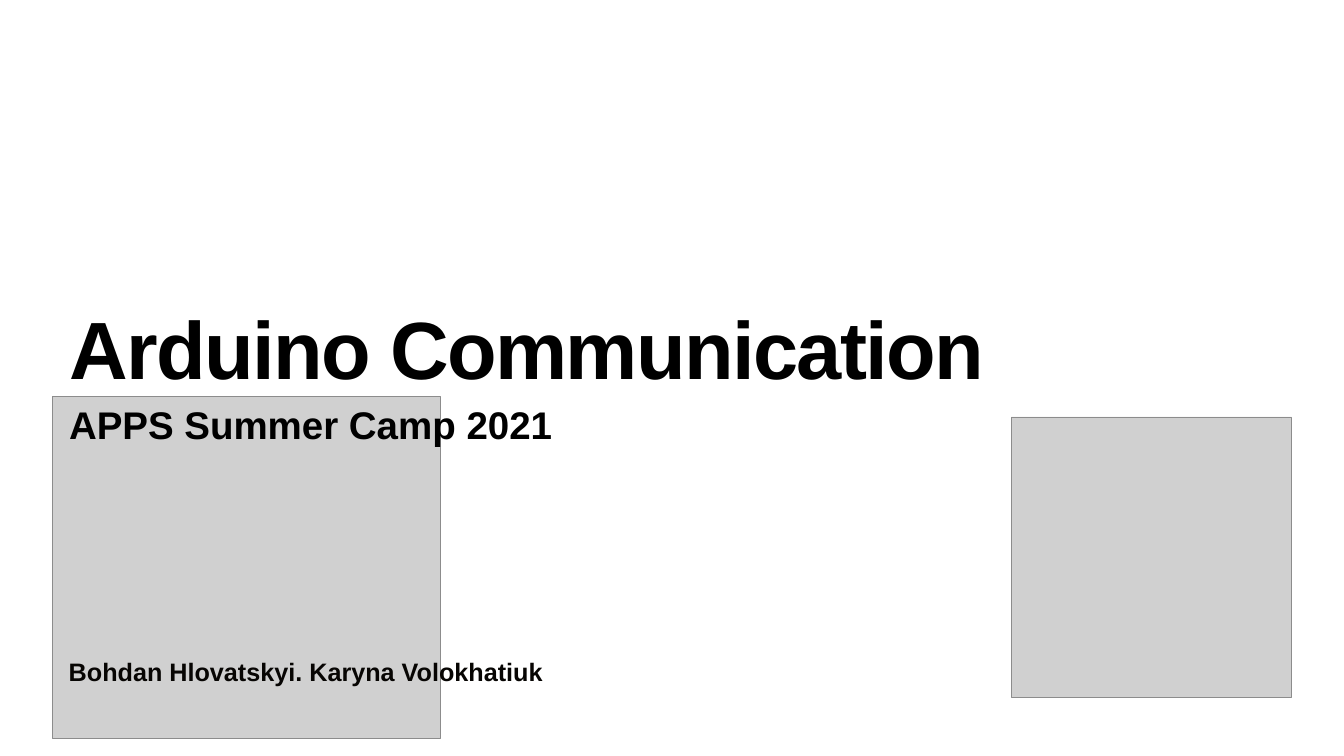
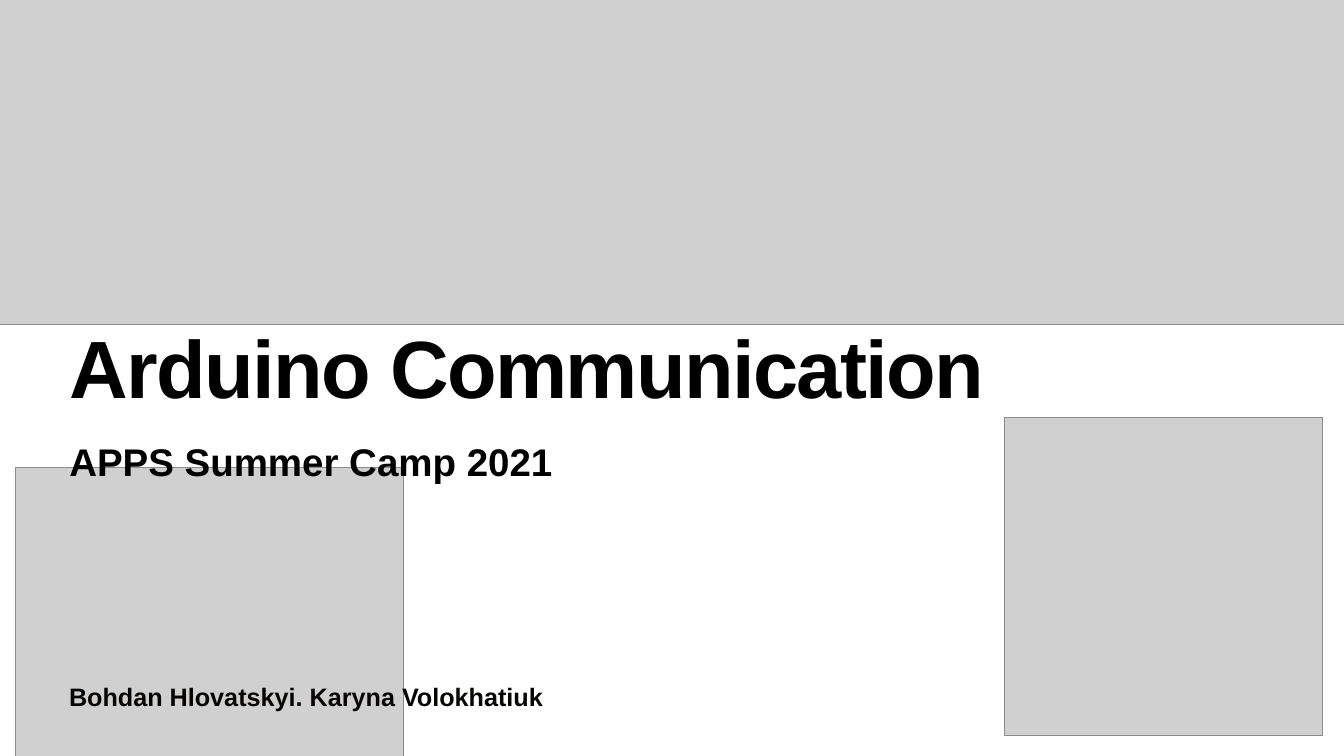
Before and after one commit to bohdanhlovatskyi/SummerCampPOC, a slide deck: slide 1 of Lesson 3/Lesson_3.pptx. Drawn at 1344x756 pixels with LibreOffice and Linux fonts; fonts in the diff are those of the drawing; grey boxes stand for pictures. Boxes give left, top, right and bottom in pixels: in the first picture for what was removed or moved away, otherwise in the second. Text is boxed around its words. In the diff, an @@ line names an element or a change of style, - is before the commit and + after.

```diff
--- a/Lesson 3/Lesson_3.pptx
+++ b/Lesson 3/Lesson_3.pptx
@@ picture added at (0,0,1344,324) @@
@@ title "Arduino Communication": place and size @@
-title "Arduino Communication" at (69,320,984,380)
+title "Arduino Communication" at (69,339,984,399)
@@ picture: place and size @@
-picture at (1011,417,1292,697)
+picture at (1004,417,1322,735)
@@ subtitle "APPS Summer Camp 2021": place and size @@
-subtitle "APPS Summer Camp 2021" at (69,409,553,447)
+subtitle "APPS Summer Camp 2021" at (69,446,553,484)
@@ picture: place and size @@
-picture at (52,397,440,738)
+picture at (16,467,403,756)
@@ text "Bohdan Hlovatskyi. Karyna Volokhatiuk": place and size @@
-text "Bohdan Hlovatskyi. Karyna Volokhatiuk" at (69,661,543,687)
+text "Bohdan Hlovatskyi. Karyna Volokhatiuk" at (69,686,543,712)
```
Also in this commit, not shown: 13 slides added, 6 slides removed, 4 other files.
